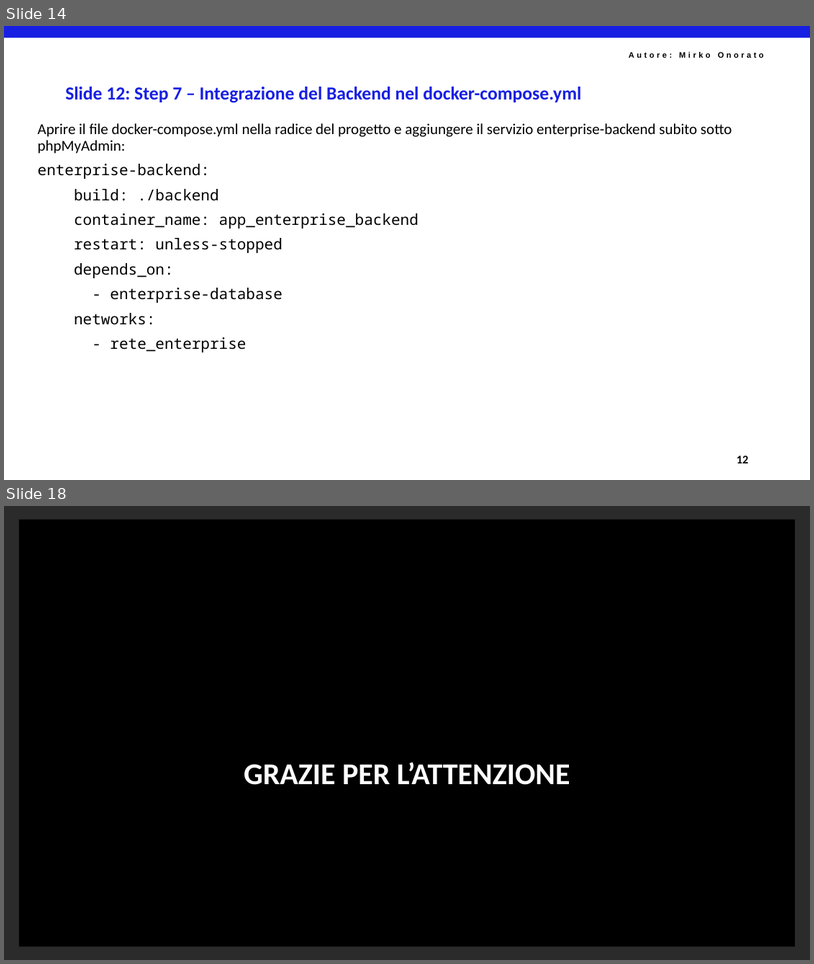
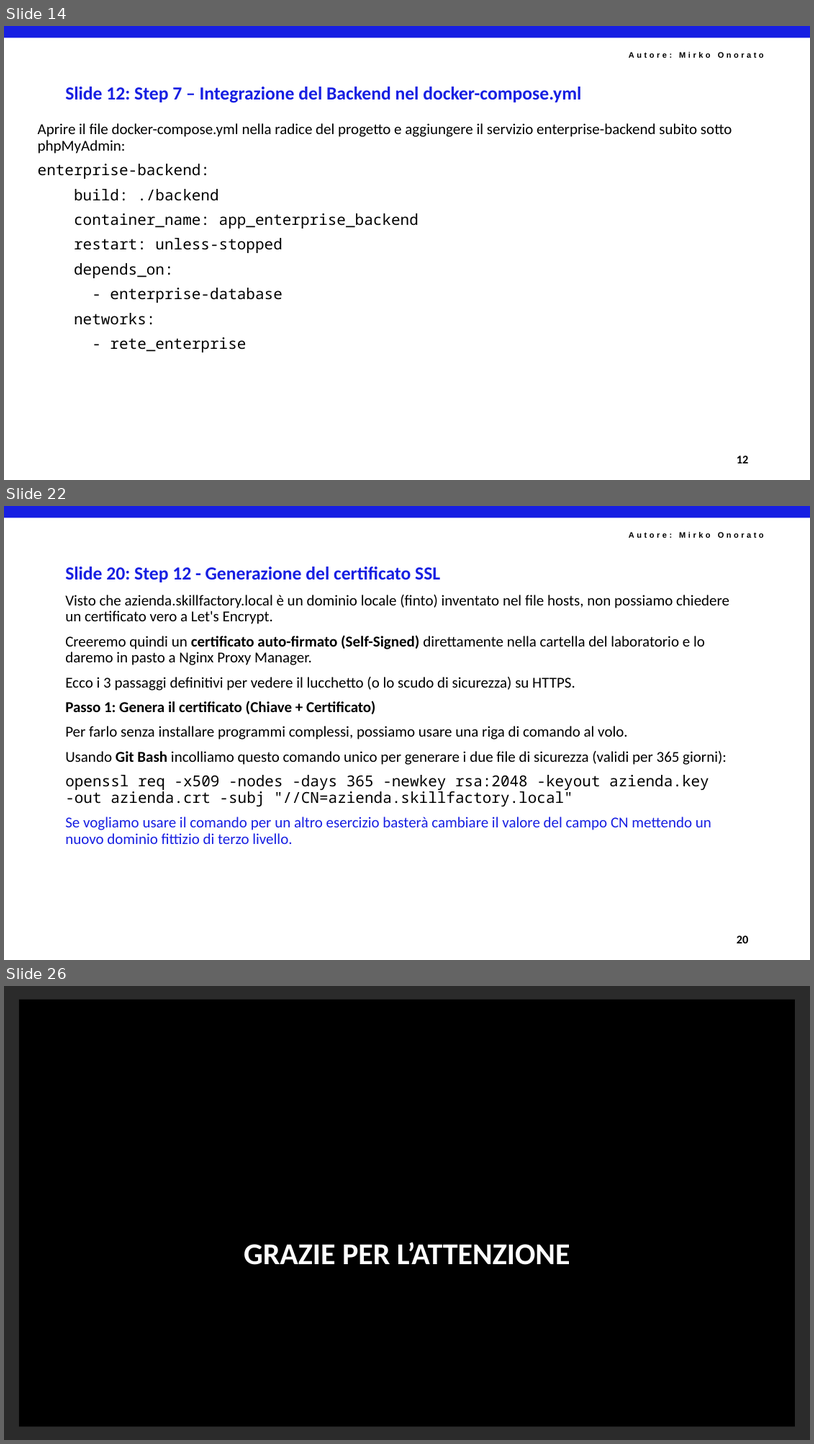
Before and after one commit to mirkoSkF/Docker-Slides, a slide deck: Lab 3.b - Stack Enterprise con Nginx Proxy Manager.pptx. Shown one above the other, each under a label of ours: slides 14 and 18 before the commit, slides 14, 22 and 26 after it; the slides between them are not shown. The pictures are 814x964 and 814x1444 pixels, drawn with LibreOffice and Linux fonts; fonts in the diff are those of the drawing; background and template pictures are left out; a plain dark background stands for a picture behind light text. Boxes give left, top, right and bottom in pixels: in the first picture for what was removed or moved away, otherwise in the second. Text is boxed around its words. In the diff, an @@ line names an element or a change of style, - is before the commit and + after.

```diff
--- a/Lab 3.b - Stack Enterprise con Nginx Proxy Manager.pptx
+++ b/Lab 3.b - Stack Enterprise con Nginx Proxy Manager.pptx
@@ slide 22 added at (4,506,810,960), background #FFFFFF; not listed: 2 template elements that a slide beside it also shows @@
@@ title added at (65,566,440,582), 22 pt, text #171FE2, bold @@
+Slide 20: Step 12 - Generazione del certificato SSL
@@ text added at (65,595,730,844), 18 pt, text #000000 @@
+Visto che azienda.skillfactory.local è un dominio locale (finto) inventato nel file hosts, non possiamo chiedere un certificato vero a Let's Encrypt.
+Creeremo quindi un certificato auto-firmato (Self-Signed) direttamente nella cartella del laboratorio e lo daremo in pasto a Nginx Proxy Manager.
+Ecco i 3 passaggi definitivi per vedere il lucchetto (o lo scudo di sicurezza) su HTTPS.
+Passo 1: Genera il certificato (Chiave + Certificato)
+Per farlo senza installare programmi complessi, possiamo usare una riga di comando al volo.
+Usando Git Bash incolliamo questo comando unico per generare i due file di sicurezza (validi per 365 giorni):
+openssl req -x509 -nodes -days 365 -newkey rsa:2048 -keyout azienda.key -out azienda.crt -subj "//CN=azienda.skillfactory.local"
+Se vogliamo usare il comando per un altro esercizio basterà cambiare il valore del campo CN mettendo un nuovo dominio fittizio di terzo livello.
@@ text added at (737,935,749,943), 14 pt, text #000000, bold @@
+20
@@ what was slide 18 is now slide 26 @@
```
Also in this commit, not shown: 3 slides changed, 7 other slides added.
